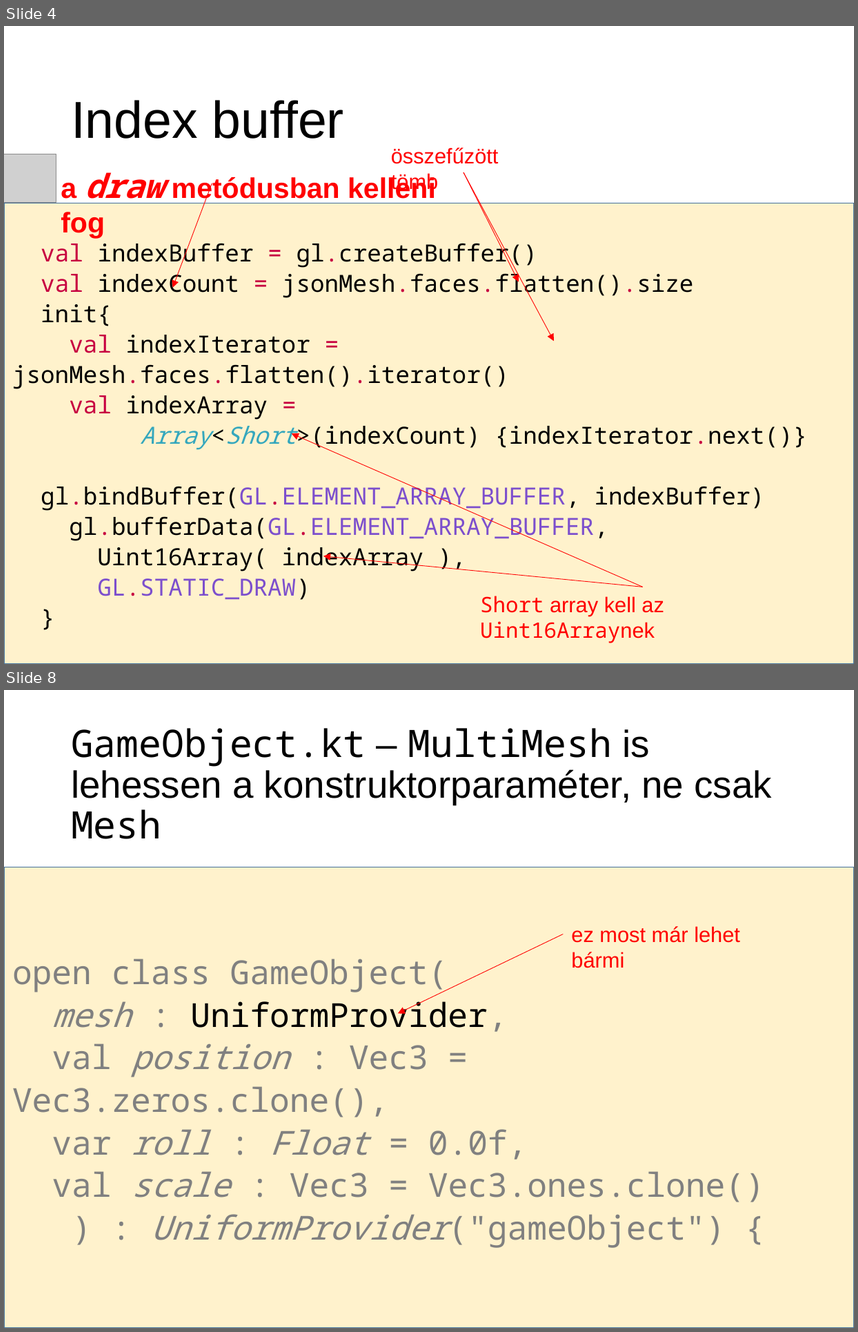
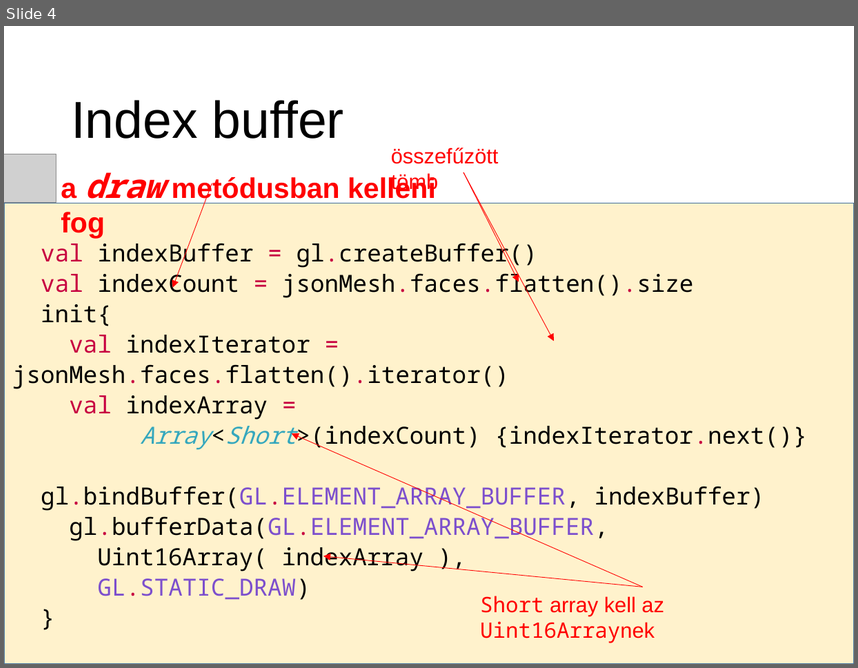
Before and after one commit to szecsi/kogfactory, a slide deck: projects/kog.3gr.030-3d/lab.pptx. Shown one above the other, each under a label of ours: slides 4 and 8 before the commit, slide 4 after it; the slides between them are not shown. The pictures are 858x1332 and 858x668 pixels, drawn with LibreOffice and Linux fonts; fonts in the diff are those of the drawing; grey boxes stand for pictures. Boxes give left, top, right and bottom in pixels: in the first picture for what was removed or moved away, otherwise in the second. Text is boxed around its words. In the diff, an @@ line names an element or a change of style, - is before the commit and + after.

```diff
--- a/projects/kog.3gr.030-3d/lab.pptx
+++ b/projects/kog.3gr.030-3d/lab.pptx
@@ slide 8 removed at (x1=4, y1=690, x2=854, y2=1328), background #FFFFFF @@
@@ title removed at (x1=71, y1=728, x2=773, y2=839) @@
-GameObject.kt – MultiMesh is lehessen a konstruktorparaméter, ne csak Mesh
@@ rectangle removed at (x1=4, y1=867, x2=854, y2=1328) @@
-open class GameObject(
-mesh : UniformProvider,
-val position : Vec3 = Vec3.zeros.clone(),
-var roll : Float = 0.0f,
-val scale : Vec3 = Vec3.ones.clone()
-) : UniformProvider("gameObject") {
@@ arrow removed from (564, 934) to (397, 1013) @@
@@ text removed at (x1=571, y1=926, x2=740, y2=968) @@
-ez most már lehet bármi
```
Also in this commit, not shown: 4 slides changed, 2 slides added, 2 other slides removed, 5 other files.
